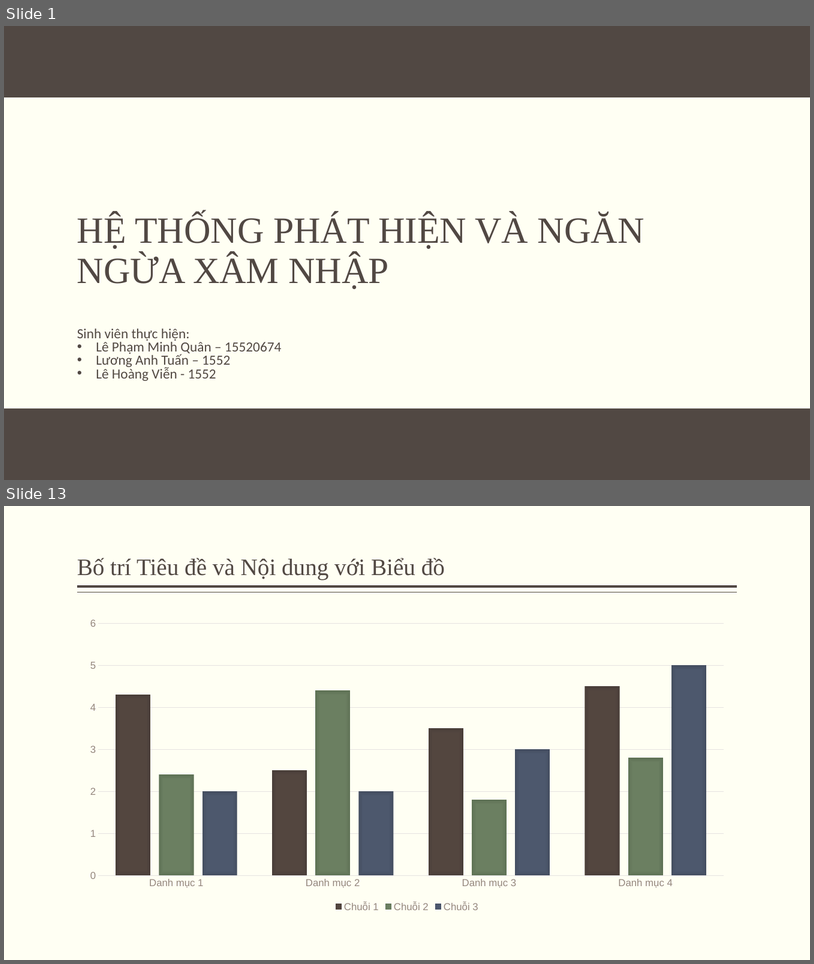
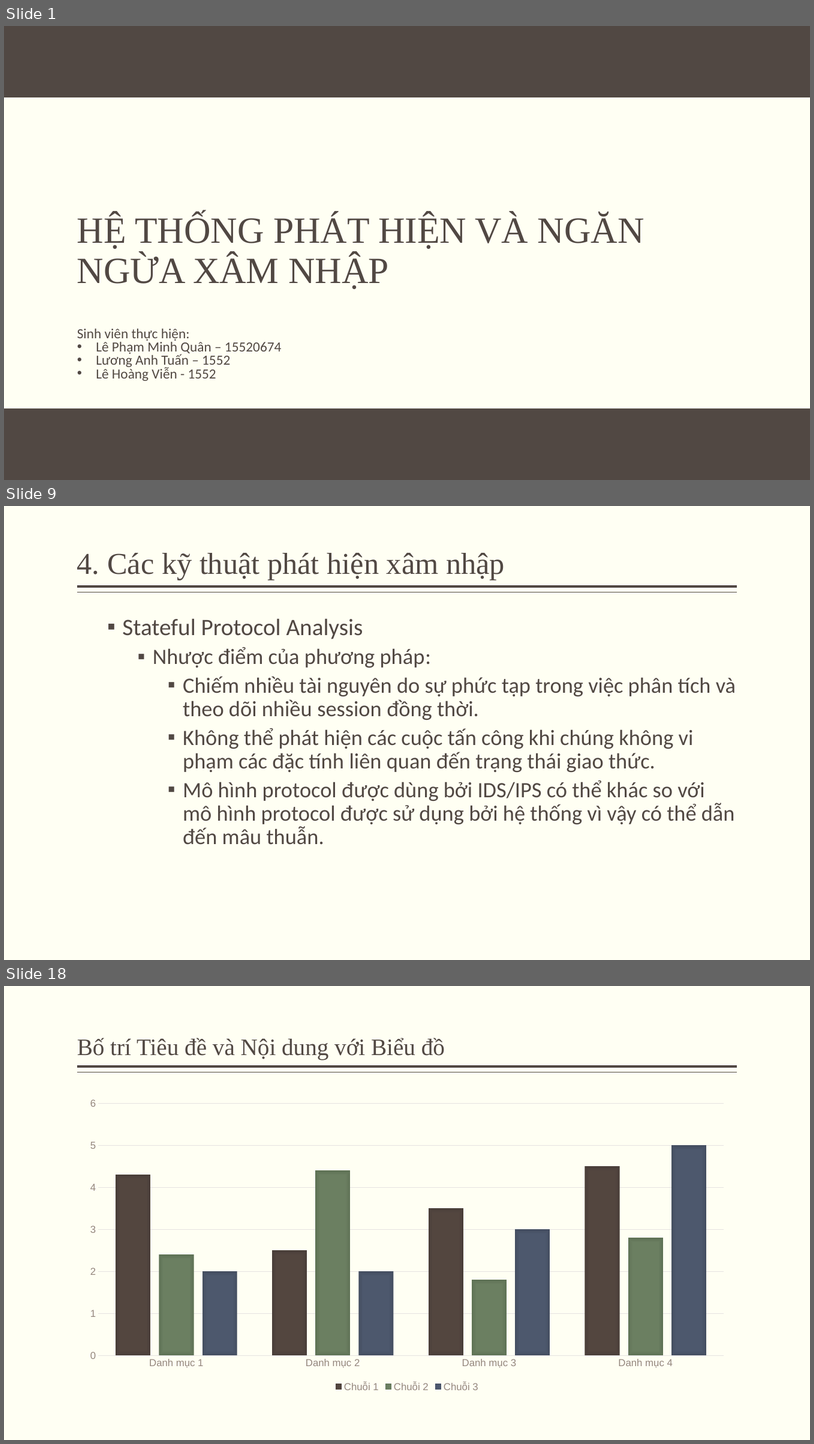
Before and after one commit to minhquan1418/do_an_ATMNC, a slide deck: silde.pptx. Shown one above the other, each under a label of ours: slides 1 and 13 before the commit, slides 1, 9 and 18 after it; the slides between them are not shown. The pictures are 814x964 and 814x1444 pixels, drawn with LibreOffice and Linux fonts; fonts in the diff are those of the drawing; background and template pictures are left out. Boxes give left, top, right and bottom in pixels: in the first picture for what was removed or moved away, otherwise in the second. Text is boxed around its words. In the diff, an @@ line names an element or a change of style, - is before the commit and + after.

```diff
--- a/silde.pptx
+++ b/silde.pptx
@@ slide 9 added at bbox=[4, 506, 810, 960], background #FFFFF3; not listed: 2 template elements that a slide beside it also shows @@
@@ title added at bbox=[77, 553, 505, 580], 36 pt, text #514843 @@
+4. Các kỹ thuật phát hiện xâm nhập
@@ text added at bbox=[122, 618, 736, 844], 26 pt, text #514843 @@
+  ▪ Stateful Protocol Analysis
+    ▪ Nhược điểm của phương pháp:
+      ▪ Chiếm nhiều tài nguyên do sự phức tạp trong việc phân tích và theo dõi nhiều session đồng thời.
+      ▪ Không thể phát hiện các cuộc tấn công khi chúng không vi phạm các đặc tính liên quan đến trạng thái giao thức.
+      ▪ Mô hình protocol được dùng bởi IDS/IPS có thể khác so với mô hình protocol được sử dụng bởi hệ thống vì vậy có thể dẫn đến mâu thuẫn.
@@ what was slide 13 is now slide 18 @@
```
Also in this commit, not shown: 3 slides changed, 12 other slides added, 8 slides removed.
